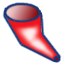
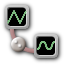
Layers edited between the first and the second 64 x 64 image:
removed layer "New Layer#4" over [5, 5, 64, 61]
removed layer "New Layer#6" over [2, 2, 62, 63]
removed layer "New Layer#7" over [3, 3, 61, 63]
added layer "Waves Color" (color) above "Waves" over [7, 10, 55, 50]
added layer "Waves" above "Wire Color" over [7, 10, 55, 50]
added layer "Wire Color" (color, 74%) above "Knob Dots" over [10, 29, 34, 53]
added layer "Knob Dots" above "Empty Layer Copy" over [13, 39, 23, 49]
added layer "Empty Layer Copy" above "Empty Layer Copy#2" over [5, 5, 58, 58]
added layer "Empty Layer Copy#2" above "Shadow" over [10, 29, 34, 53]
added layer "Shadow" above "Background" over [1, 1, 64, 64]
